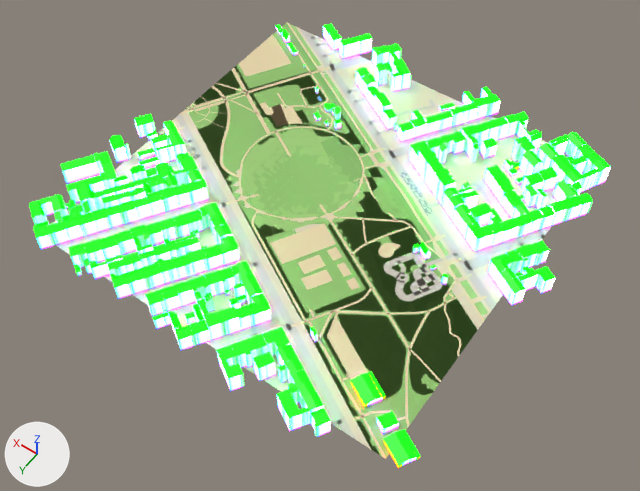
A saved change to the glTF model public/assets/places/goerli.glb.
The view is the same before and after, from a 50 mm camera at (-369.0, 529.0, 740.0) aimed at (-22.0, 43.0, -24.0). Arrows for +X, +Y and +Z are at lower left; the lights stay in place. The first picture is the older version. Where no turn or scale is listed for an object, it has been applied to the vertices. Vertices at exactly the same position are counted once.

Names of what the first picture shows: 'buildings', 'ground', 'layer_curb', 'layer_green', 'layer_path', 'layer_road'.
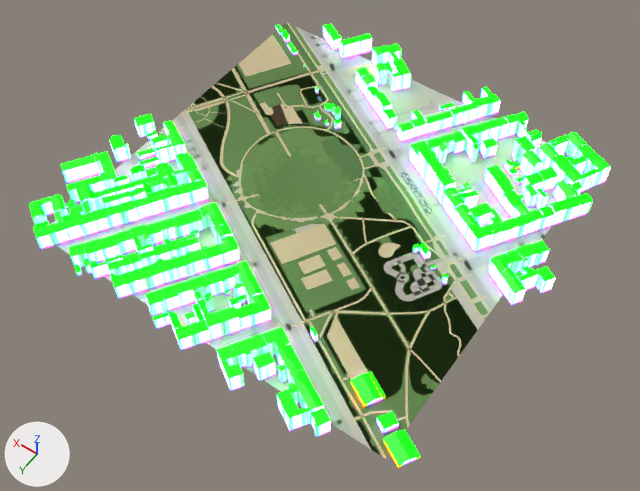
The change, as a list of edits to the scene's bpy script:
```text
Change me_ground:
    where me_ground.from_pydata(...)  # 4209 vertices, 8066 faces; spans x -220.0..220.0, y -220.0..220.0, z -4.0..4.0
    used by ob_ground; location = (0.0, 0.0, -1.0)
    me_ground part 1: 8066 faces centred in x -217.0..217.0, y -217.0..217.0, z -4.0..4.0 are repainted in the vertex colours; the middle colour goes from beige #ddd0b4 to grey #b9b2a4
Change me_layer_green:
    where me_layer_green.from_pydata(...)  # 11730 vertices, 19510 faces; spans x -220.0..220.0, y -220.0..220.0, z -4.0..4.0
    used by ob_layer_green; location = (0.0, 0.0, -1.0)
    me_layer_green part 2: 19510 faces centred in x -220.0..220.0, y -220.0..219.0, z -4.0..4.0 are repainted in the vertex colours; the middle colour goes from green #9cc873 to green #628642
Change me_layer_path:
    where me_layer_path.from_pydata(...)  # 3505 vertices, 4791 faces; spans x -220.0..220.0, y -220.0..220.0, z -4.0..4.0
    used by ob_layer_path; location = (0.0, 0.0, -1.0)
    me_layer_path part 3: 4791 faces centred in x -220.0..220.0, y -220.0..220.0, z -4.0..4.0 are repainted in the vertex colours; the middle colour goes from beige #e6d3a8 to beige #c9b78f
Change me_layer_curb:
    where me_layer_curb.from_pydata(...)  # 1288 vertices, 1453 faces; spans x -220.0..220.0, y -220.0..220.0, z -1.0..1.0
    used by ob_layer_curb; location = (0.0, 0.0, 1.0)
    me_layer_curb part 4: 1453 faces centred in x -219.0..220.0, y -220.0..220.0, z -1.0..1.0 are repainted in the vertex colours; the middle colour goes from light grey #c9c2b6 to grey #aaa59b
Change me_layer_road:
    where me_layer_road.from_pydata(...)  # 1254 vertices, 1405 faces; spans x -220.0..220.0, y -220.0..220.0, z -1.0..1.0
    used by ob_layer_road; location = (0.0, 0.0, 1.0)
    me_layer_road part 5: 1405 faces centred in x -219.0..220.0, y -220.0..220.0, z -1.0..1.0 are repainted in the vertex colours; the middle colour goes from grey #8d8b93 to dark grey #5f5f63
```

Boxes [x1, y1, x2, y2] around the edits, measured in the pictures (640 x 491 px):
part 1 of me_ground, recoloured: [51, 24, 566, 451] in both
part 2 of me_layer_green, recoloured (darker): [186, 23, 488, 458] in both
part 3 of me_layer_path, recoloured: [157, 22, 487, 459] in both
part 4 of me_layer_curb, recoloured: [64, 28, 568, 439] in both
part 5 of me_layer_road, recoloured: [400, 172, 439, 216] in both
